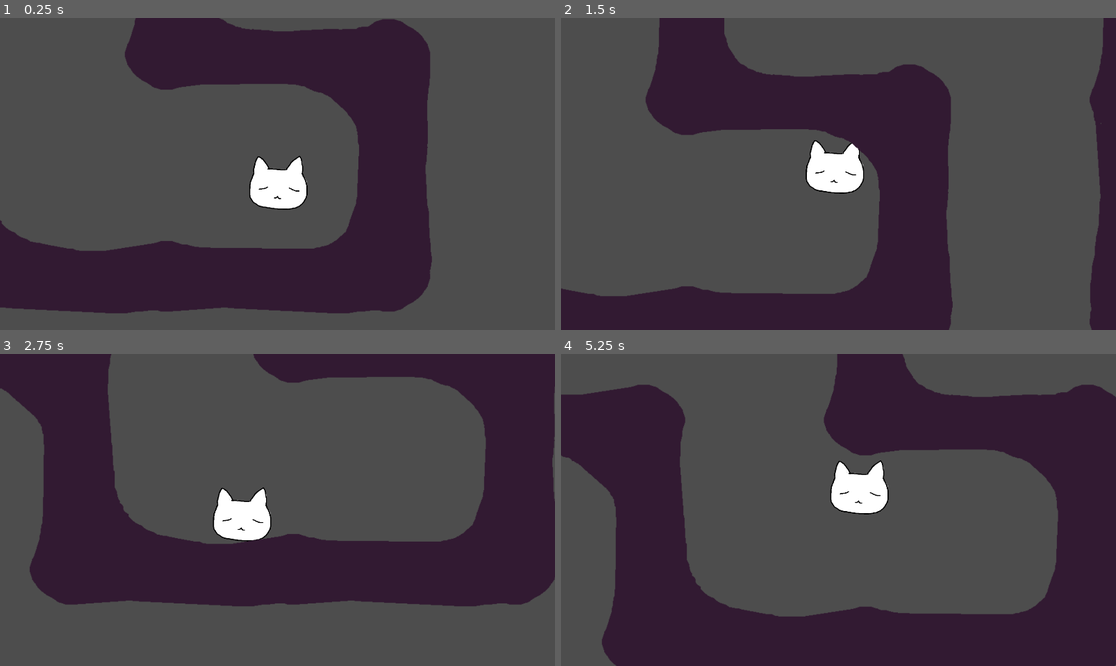
Above: before the commit, frames 1-4 (two rows, left to right).
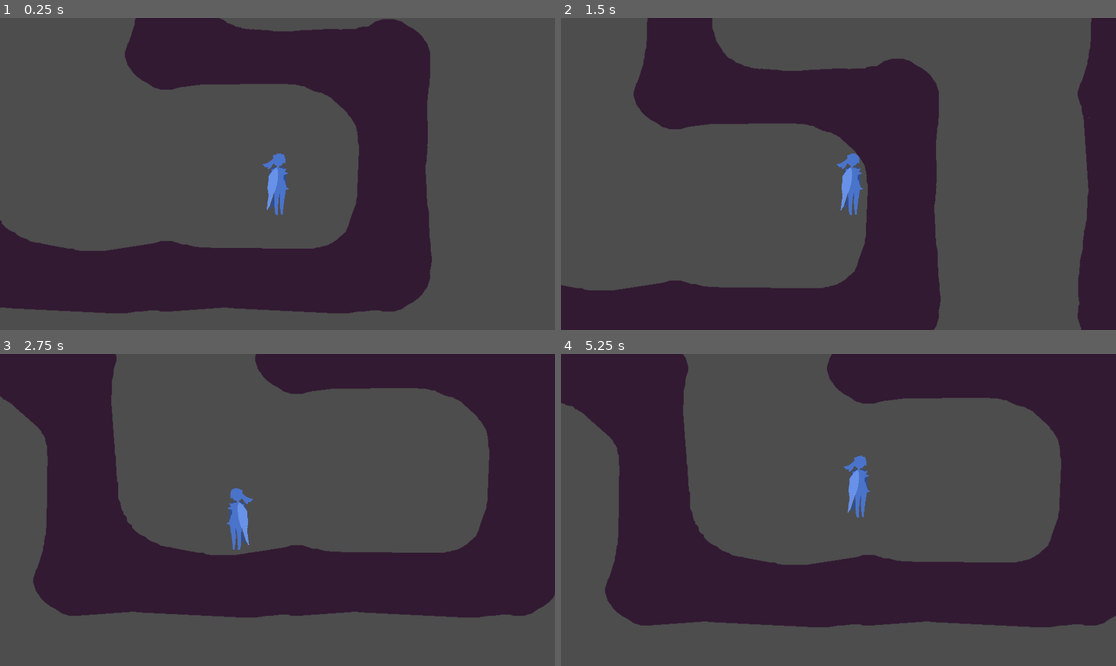
Above: after the commit, the same moments.

Repository: emeryplyler/Paths
Game: Godot game, scene res://main_game_scene/root.tscn
Two runs of this game, one before a commit and one after it. Both use one fixed random seed, a clock stepped at 60 frames per second and the inputs below.
Inputs:
- Up to frame 1 (0.25 s): no input
- Up to frame 2 (1.5 s): hold D (Right) from 0.53 s (still down); tap Space (Jump) at 0.6, 0.77, 1.07, 1.35 s
- Up to frame 3 (2.75 s): tap Space (Jump) at 1.52, 1.82, 2.1 s; release D (Right) at 2.03 s; hold A (Left) from 2.03 s (still down)
- Up to frame 4 (5.25 s): release A (Left) at 2.78 s; hold D (Right) 2.78-4.28 s; tap Space (Jump) at 2.85, 3.02, 3.32, 3.6, 3.77, 4.07, 4.35, 4.52, 4.82, 5.1 s; hold A (Left) 4.28-5.03 s; hold D (Right) from 5.03 s (still down)

The runs differ from the first frame. In frame 1, 1.5% of the frame differs, in the area x 44-56%, y 43-64%; in frame 2, 9.5%; in frame 3, 9.6%; in frame 4, 42%, in the area x 0-100%, y 0-100%.

Commit message:
wall jumping done, temp player sprite
i think there's still that null portal bug
will attempt to add double jumping because some areas are impossible to reach

Diff:
--- a/main_game_scene/Maze.gd
+++ b/main_game_scene/Maze.gd
@@ -57,6 +57,7 @@
 	current_portal_inst = new_portal
 	if current_portal_inst == null:
 		print("ERROR: current_portal_inst is null")
+		print("Position: ", pos)
 
 func destroy_portal():
 	remove_child(current_portal_inst)
--- a/main_game_scene/root.tscn
+++ b/main_game_scene/root.tscn
@@ -1,13 +1,14 @@
 [gd_scene load_steps=9 format=3 uid="uid://hf2pbkxluubv"]
 
 [ext_resource type="Script" path="res://player/PlayerMovement.gd" id="1_uu05j"]
-[ext_resource type="Texture2D" uid="uid://d2ogxku0uwxan" path="res://assets/player/player.png" id="2_64tbq"]
+[ext_resource type="Texture2D" uid="uid://6logdjae4gc8" path="res://assets/player/player2.png" id="2_12wkn"]
 [ext_resource type="Script" path="res://main_game_scene/Maze.gd" id="3_jxabw"]
 [ext_resource type="PackedScene" uid="uid://d35hjqhp0ikpm" path="res://interactables/portal/portal.tscn" id="4_ftpbv"]
 [ext_resource type="Texture2D" uid="uid://v7qqcsbrmxkm" path="res://assets/environment/tilemap.png" id="4_ljr8a"]
 
-[sub_resource type="RectangleShape2D" id="RectangleShape2D_flqml"]
-size = Vector2(95, 64)
+[sub_resource type="CapsuleShape2D" id="CapsuleShape2D_o2pi5"]
+radius = 17.55
+height = 110.85
 
 [sub_resource type="TileSetAtlasSource" id="TileSetAtlasSource_4bi0o"]
 resource_name = "Walls"
@@ -105,7 +106,7 @@
 
 [node name="Root" type="Node2D"]
 
-[node name="Player" type="CharacterBody2D" parent="."]
+[node name="Player" type="CharacterBody2D" parent="." node_paths=PackedStringArray("sprite", "timer")]
 position = Vector2(278, 198)
 collision_layer = 2
 collision_mask = 5
@@ -113,13 +114,16 @@
 SPEED = 500.0
 JUMP_VELOCITY = -600.0
 WALL_PUSH_VELOCITY = 500
+sprite = NodePath("Sprite2D")
+timer = NodePath("WallJumpTimer")
 
 [node name="CollisionShape2D" type="CollisionShape2D" parent="Player"]
-shape = SubResource("RectangleShape2D_flqml")
+shape = SubResource("CapsuleShape2D_o2pi5")
 
 [node name="Sprite2D" type="Sprite2D" parent="Player"]
+position = Vector2(-3, 0)
 scale = Vector2(0.57, 0.57)
-texture = ExtResource("2_64tbq")
+texture = ExtResource("2_12wkn")
 
 [node name="Camera2D" type="Camera2D" parent="Player"]
 zoom = Vector2(2, 2)
@@ -129,6 +133,9 @@
 limit_bottom = 1920
 position_smoothing_enabled = true
 position_smoothing_speed = 7.0
+
+[node name="WallJumpTimer" type="Timer" parent="Player"]
+wait_time = 0.13
 
 [node name="Maze" type="Node2D" parent="." node_paths=PackedStringArray("Map", "Player", "Cam")]
 script = ExtResource("3_jxabw")
@@ -141,3 +148,5 @@
 tile_set = SubResource("TileSet_3n0yj")
 format = 2
 layer_0/name = "Walls"
+
+[connection signal="timeout" from="Player/WallJumpTimer" to="Player" method="_on_wall_jump_timer_timeout"]
--- a/player/PlayerMovement.gd
+++ b/player/PlayerMovement.gd
@@ -4,8 +4,12 @@
 @export var SPEED = 300.0
 @export var JUMP_VELOCITY = -400.0
 @export var WALL_PUSH_VELOCITY = 0
+@export var sprite: Sprite2D
+@export var timer: Timer
 
 var facing_left: bool = false
+var is_wall_pushing: bool = false
+var has_double_jumped: bool = false
 
 # Get the gravity from the project settings to be synced with RigidBody nodes.
 var gravity = ProjectSettings.get_setting("physics/2d/default_gravity")
@@ -26,29 +30,35 @@
 			velocity.x = WALL_PUSH_VELOCITY
 		else:
 			velocity.x = -WALL_PUSH_VELOCITY
-		print(velocity)
-		print(facing_left)
+		flip()
+		is_wall_pushing = true
+		timer.start()
 
 
-	# Get the input direction and handle the movement/deceleration.
-	# As good practice, you should replace UI actions with custom gameplay actions.
-	var lr = Input.get_axis("Left", "Right")
-	#var ud = Input.get_axis("Up", "Down")
-	if lr:
-		velocity.x = lr * SPEED
-		if lr < 0 and not facing_left:
-			flip()
-		elif lr > 0 and facing_left:
-			flip()
-	else:
-		velocity.x = move_toward(velocity.x, 0, SPEED)
-	#if ud:
-		#velocity.y = ud * SPEED
-	#else:
-		#velocity.y = move_toward(velocity.y, 0, SPEED)
+	if not is_wall_pushing: # player has not just wall jumped
+	# Get the input direction and handle the movement/deceleration
+		var lr = Input.get_axis("Left", "Right")
+		#var ud = Input.get_axis("Up", "Down")
+		if lr:
+			velocity.x = lr * SPEED
+			if lr < 0 and not facing_left:
+				flip()
+			elif lr > 0 and facing_left:
+				flip()
+		else:
+			velocity.x = move_toward(velocity.x, 0, SPEED)
+		#if ud:
+			#velocity.y = ud * SPEED
+		#else:
+			#velocity.y = move_toward(velocity.y, 0, SPEED)
 
 	move_and_slide()
 
 func flip():
 	facing_left = not facing_left
 	# flip sprite around
+	sprite.scale.x *= -1
+
+
+func _on_wall_jump_timer_timeout():
+	is_wall_pushing = false
Binary file added: assets/player/player2.png
Not shown, added: assets/player/player2.png.import
